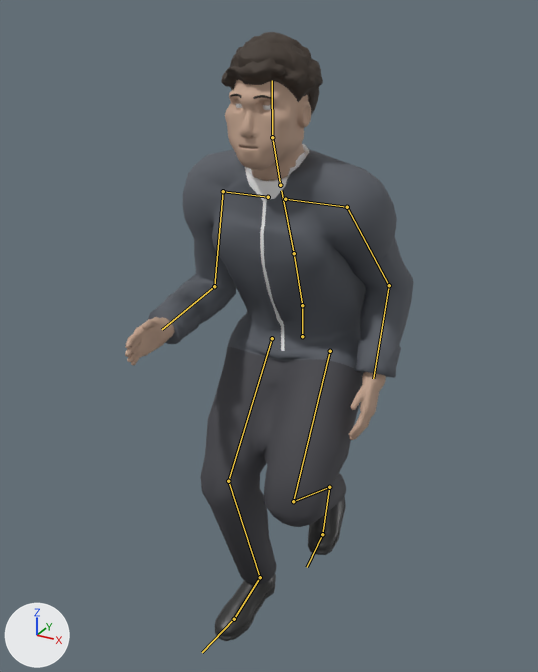
What one commit did to the glTF model src/decision_pitch/web/figures/figure.glb.
Camera for both pictures: a 50 mm camera at (0.883, -1.797, 1.784) aimed at (-0.01, -0.173, 0.972). The lights are fixed; the arrows at lower left show +X, +Y and +Z. The first picture is the older version. Both versions are drawn at frame 18 of the action 'cut_L'; the numbers are the values there. The bones that change, and the others that lie on the model, are drawn over the model as lines.

Names of what the first picture shows: 'body', 'coat', 'eyes', 'hair_bun', 'hair_buzz', 'hair_curly', 'hair_short', 'hair_swept'.
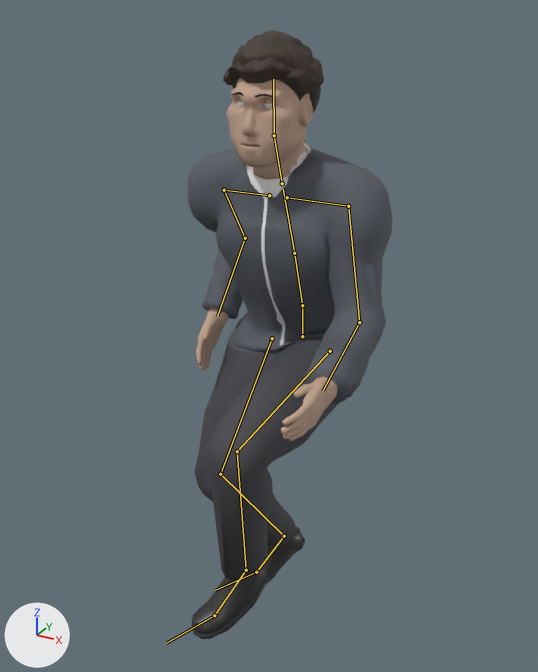
The change, as a list of edits to the scene's bpy script:
```text
Change bone_spine:
    where bone_spine = bpy.data.objects['rig'].pose.bones['spine']  # child of 'hips'
    bone_spine.rotation_quaternion: (0.993, 0.122, 0.0, 0.0) -> (0.994, 0.113, 0.0, 0.0)  # degrees (14, 0, 0) -> degrees (13, 0, 0)
Change bone_upper_arm_l:
    where bone_upper_arm_l = bpy.data.objects['rig'].pose.bones['upper_arm_L']  # child of 'shoulder_L'
    bone_upper_arm_l.rotation_quaternion: (0.96, -0.041, 0.076, -0.267) -> (0.919, 0.286, -0.112, -0.248)  # degrees (-7, 7, -32) -> degrees (36, -4, -31)
Change bone_upper_arm_r:
    where bone_upper_arm_r = bpy.data.objects['rig'].pose.bones['upper_arm_R']  # child of 'shoulder_R'
    bone_upper_arm_r.rotation_quaternion: (0.938, 0.161, 0.07, 0.298) -> (0.939, -0.174, -0.108, 0.275)  # degrees (20, 2, 36) -> degrees (-23, -6, 34)
Change bone_thigh_l:
    where bone_thigh_l = bpy.data.objects['rig'].pose.bones['thigh_L']  # child of 'hips'
    bone_thigh_l.rotation_quaternion: (-0.907, 0.414, 0.073, 0.018) -> (-0.779, 0.622, -0.04, -0.064)  # degrees (-49, -8, 2) -> degrees (-77, 8, 3)
Change bone_shin_l:
    where bone_shin_l = bpy.data.objects['rig'].pose.bones['shin_L']  # child of 'thigh_L'
    bone_shin_l.rotation_quaternion: (0.624, 0.781, -0.005, -0.003) -> (0.784, 0.621, -0.004, -0.004)  # degrees (103, 0, -1) -> degrees (77, 0, -1)
Change bone_foot_l:
    where bone_foot_l = bpy.data.objects['rig'].pose.bones['foot_L']  # child of 'shin_L'
    bone_foot_l.rotation_quaternion: (0.989, -0.144, 0.026, 0.007) -> (0.968, 0.176, 0.125, 0.131)  # degrees (-16, 3, 0) -> degrees (22, 11, 18)
Change bone_toe_l:
    where bone_toe_l = bpy.data.objects['rig'].pose.bones['toe_L']  # child of 'foot_L'
    bone_toe_l.rotation_quaternion: (0.93, -0.368, -0.016, 0.0) -> (0.974, -0.224, -0.01, 0.0)  # degrees (-43, -2, 1) -> degrees (-26, -1, 0)
Change bone_thigh_r:
    where bone_thigh_r = bpy.data.objects['rig'].pose.bones['thigh_R']  # child of 'hips'
    bone_thigh_r.rotation_quaternion: (-0.942, 0.323, -0.084, 0.02) -> (-0.943, 0.278, -0.183, -0.022)  # degrees (-38, 8, -5) -> degrees (-34, 21, -4)
Change bone_shin_r:
    where bone_shin_r = bpy.data.objects['rig'].pose.bones['shin_R']  # child of 'thigh_R'
    bone_shin_r.rotation_quaternion: (0.927, 0.374, 0.002, 0.005) -> (0.867, 0.498, 0.003, 0.005)  # degrees (44, 0, 1) -> degrees (60, 0, 1)
Change bone_foot_r:
    where bone_foot_r = bpy.data.objects['rig'].pose.bones['foot_R']  # child of 'shin_R'
    bone_foot_r.rotation_quaternion: (0.998, -0.049, -0.045, -0.012) -> (0.996, -0.05, 0.052, 0.06)  # degrees (-6, -5, -1) -> degrees (-5, 6, 7)
Change bone_toe_r:
    where bone_toe_r = bpy.data.objects['rig'].pose.bones['toe_R']  # child of 'foot_R'
    bone_toe_r.rotation_quaternion: (0.998, -0.059, 0.003, 0.0) -> (0.972, -0.235, 0.01, 0.0)  # degrees (-7, 0, 0) -> degrees (-27, 1, 0)
```

Location of each change, [x1, y1, x2, y2] in pixels of the pictures (538 x 672 px):
'coat', posed (23% narrower)
    before: [148, 144, 414, 585]
    after: [188, 143, 393, 580]
'body', posed
    before: [125, 80, 386, 641]
    after: [192, 78, 337, 639]
'hair_curly', posed
    before: [221, 32, 323, 115]
    after: [223, 30, 324, 113]
'hair_swept', posed
    before: [230, 39, 309, 101]
    after: [232, 37, 311, 100]
'hair_short', posed
    before: [230, 76, 309, 102]
    after: [234, 75, 310, 101]
'eyes', posed
    before: [236, 103, 272, 110]
    after: [237, 102, 274, 108]
bone 'upper_arm_L', root to tip
    before: (347, 207) to (389, 285)
    after: (348, 206) to (359, 322)
bone 'upper_arm_R', root to tip
    before: (223, 191) to (214, 286)
    after: (224, 190) to (245, 238)
bone 'thigh_L', root to tip
    before: (330, 351) to (293, 501)
    after: (330, 351) to (237, 451)
bone 'shin_L', root to tip
    before: (293, 501) to (329, 487)
    after: (237, 451) to (246, 570)
bone 'foot_L', root to tip
    before: (329, 487) to (322, 534)
    after: (246, 570) to (214, 615)
bone 'toe_L', root to tip
    before: (322, 534) to (307, 567)
    after: (214, 615) to (166, 643)
bone 'thigh_R', root to tip
    before: (272, 338) to (228, 481)
    after: (272, 338) to (220, 474)
bone 'shin_R', root to tip
    before: (228, 481) to (260, 577)
    after: (220, 474) to (284, 536)
bone 'foot_R', root to tip
    before: (260, 577) to (234, 619)
    after: (284, 536) to (256, 572)
bone 'toe_R', root to tip
    before: (234, 619) to (202, 652)
    after: (256, 572) to (215, 590)
